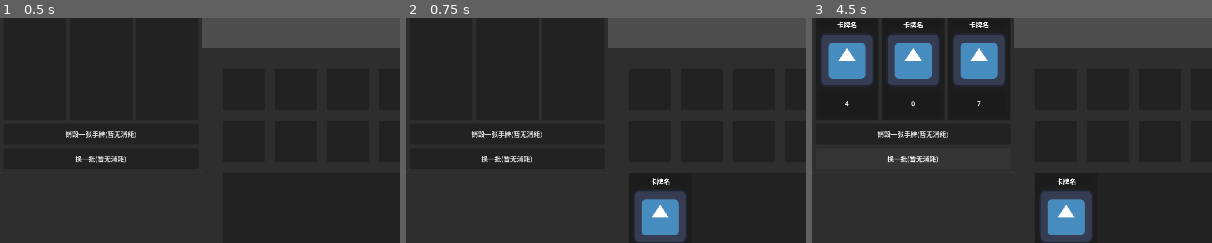
Above: before the commit, frames 1-3 (left to right).
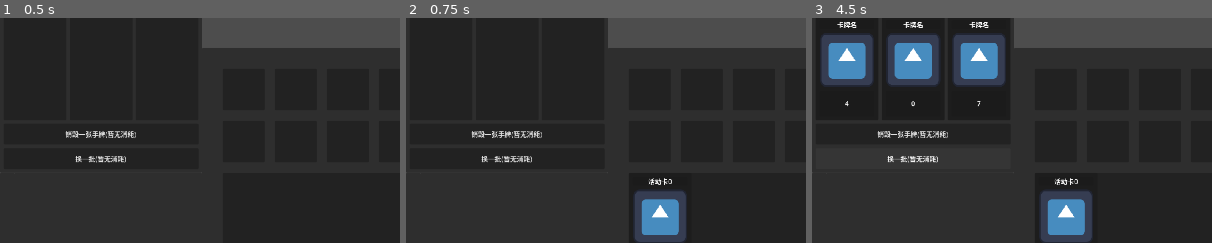
Above: after the commit, the same moments.

Repository: yuyi-yutie/Illness
Game: Godot game, scene res://scenes/play_scene/play_scene.tscn
Same seed, same stepped clock (60 frames per second), same inputs: the game is played once before the commit and once after it. The engine's default icon, where the game draws it, is replaced by a stand-in: a white triangle on a blue panel in a dark square.
Inputs:
- Up to frame 1 (0.5 s): no input
- Up to frame 2 (0.75 s): click "+手牌" at 0.5 s
- Up to frame 3 (4.5 s): click "抽牌" at 1.25 s; click "+周数" at 2 s; click "执行" at 2.75 s; click "销毁一张手牌(暂无消耗)" at 3.5 s; click "换一批(暂无消耗)" at 4.25 s
The pictures show only the part of the screen within x 0-50%, y 42-92%; the shares and areas given below are measured in that part.

Frame 1 is identical in both runs. In frame 2, 0.1% of the frame differs, in the area x 60-67%, y 71-75%; in frame 3, 0.1%.

Commit message:
update
完善了放入放回功能，现在要写放回卡牌后fillbox移位的逻辑了

Diff:
--- a/illness/globals/calender_glue.gd
+++ b/illness/globals/calender_glue.gd
@@ -4,12 +4,11 @@
 
 var card_size : Vector2 = Vector2(150 , 250)
 
-var medical_schedule_box_position : Vector2
-var activity_schedule_box_position : Vector2
+var medical_schedule_box : ScheduleBox
+var activity_schedule_box : ScheduleBox
 
-var ab_medical_schedule_box_position : Vector2
-var ab_activity_schedule_box_position : Vector2
-
+var ab_medical_schedule_box : ScheduleBox
+var ab_activity_schedule_box : ScheduleBox
 
 
 var hand_panel : Panel
@@ -81,3 +80,61 @@
 
 var gap : int = 25
 var grid_size : Vector2 = Vector2(100,100)
+
+var card_in_queue_medical : Array[Card] = []
+var card_in_queue_activity : Array[Card] = []
+
+var box_in_queue_medical : Array[FillBox] = []
+var box_in_queue_activity : Array[FillBox] = []
+
+const FILL_BOX = preload("uid://2vtxtkabw0ds")
+
+func add_card_in_queue(parameter : Card) -> void:
+	var fill_box : FillBox = FILL_BOX.instantiate()
+	match parameter.card_type:
+		Card.CardType.Medical:
+			card_in_queue_medical.append(parameter)
+			box_in_queue_medical.append(fill_box)
+			medical_schedule_box.add_child(fill_box)
+			fill_box.position.x = (gap + grid_size.x) * occupy_time_medical
+			fill_box.size.x = parameter.time * grid_size.x + gap * (parameter.time-1)
+			occupy_time_medical += parameter.time
+		Card.CardType.Activity:
+			card_in_queue_activity.append(parameter)
+			box_in_queue_activity.append(fill_box)
+			activity_schedule_box.add_child(fill_box)
+			fill_box.position.x = (gap + grid_size.x) * occupy_time_activity
+			fill_box.size.x = parameter.time * grid_size.x + gap * (parameter.time-1)
+			occupy_time_activity += parameter.time
+
+func return_card_to_hand_through_fillbox(parameter : FillBox) -> void:
+	var target : Card = null
+	var target_index : int = -1
+	if parameter in box_in_queue_medical:
+		target_index = box_in_queue_medical.find(parameter)
+		target = card_in_queue_medical[target_index]
+		occupy_time_medical -= target.time
+		box_in_queue_medical[target_index].get_parent().remove_child(box_in_queue_medical[target_index])
+		box_in_queue_medical[target_index].queue_free()
+		box_in_queue_medical.remove_at(target_index)
+		card_in_queue_medical.remove_at(target_index)
+		put_card_into_hand(target)
+		CardGlue.hover_fill_box = false
+	if parameter in box_in_queue_activity:
+		target_index = box_in_queue_activity.find(parameter)
+		target = card_in_queue_activity[target_index]
+		occupy_time_activity -= target.time
+		box_in_queue_activity[target_index].get_parent().remove_child(box_in_queue_activity[target_index])
+		box_in_queue_activity[target_index].queue_free()
+		box_in_queue_activity.remove_at(target_index)
+		card_in_queue_activity.remove_at(target_index)
+		put_card_into_hand(target)
+		CardGlue.hover_fill_box = false
+
+func get_hover_card_through_fillbox(parameter : FillBox) -> Card:
+	if parameter in box_in_queue_medical:
+		return card_in_queue_medical[box_in_queue_medical.find(parameter)]
+	if parameter in box_in_queue_activity:
+		return card_in_queue_activity[box_in_queue_activity.find(parameter)]
+	print("报错：队列中无选中FillBox对应卡牌")
+	return null
--- a/illness/globals/card_glue.gd
+++ b/illness/globals/card_glue.gd
@@ -26,3 +26,6 @@
 		if event.is_action_pressed("LeftClick"):
 			if current_hover_card:
 				current_hover_card.click()
+
+var hover_fill_box : bool = false
+#用于修复返回卡牌=点击卡牌的bug
--- a/illness/scenes/play_scene/calender.tscn
+++ b/illness/scenes/play_scene/calender.tscn
@@ -206,7 +206,6 @@
 offset_right = 100.0
 offset_bottom = 100.0
 texture = ExtResource("5_vav4e")
-stretch_mode = 1
 
 [node name="HandPanel" type="Panel" parent="CalenderPanel"]
 layout_mode = 1
--- /dev/null
+++ b/illness/scenes/play_scene/fill_box.tscn
@@ -0,0 +1,13 @@
+[gd_scene load_steps=3 format=3 uid="uid://2vtxtkabw0ds"]
+
+[ext_resource type="Texture2D" uid="uid://b3xh8fqcdgr3n" path="res://assects/fill_box.png" id="1_oe7qm"]
+[ext_resource type="Script" uid="uid://doffieqt28kx6" path="res://scripts/play_scene/calender_panel/fill_box.gd" id="2_j88ml"]
+
+[node name="FillBox" type="TextureRect"]
+offset_right = 40.0
+offset_bottom = 40.0
+texture = ExtResource("1_oe7qm")
+script = ExtResource("2_j88ml")
+
+[connection signal="mouse_entered" from="." to="." method="_on_mouse_entered"]
+[connection signal="mouse_exited" from="." to="." method="_on_mouse_exited"]
--- a/illness/scripts/card/card.gd
+++ b/illness/scripts/card/card.gd
@@ -65,17 +65,38 @@
 
 #测试
 func click() -> void:
+	#这里处理卡牌本身的位置和视觉效果
 	if parent is HandPanel:
 		if !ShopGlue.in_destroy_type:
+
+			#用于检测是否可以放入
+			match card_type:
+				CardType.Medical:
+					if CalenderGlue.occupy_time_medical + time > 7:
+						return
+				CardType.Activity:
+					if CalenderGlue.occupy_time_activity + time > 7:
+						return
+
+
 			CalenderGlue.put_card_outof_hand(self)
+
 			DeckGlue.add_to_trash_deck(self)
+			#后面写执行的时候要把这个改掉，在执行之后再放进弃牌堆
+
 			CalenderGlue.hand_card_array.erase(self)
 			CalenderGlue.refresh_hand_position()
-			execute()
+			put_into_queue()
 		else:
 			ShopGlue.in_destroy_type = false
 			DeckGlue.destroy_card(id)
 
+func put_into_queue() -> void:
+	match time_type:
+		TimeType.RealTime:
+			execute()
+		TimeType.Schedule:
+			CalenderGlue.add_card_in_queue(self)
+
 func execute() -> void:
-	#这里写卡牌的效果
 	pass
--- /dev/null
+++ b/illness/scripts/play_scene/calender_panel/fill_box.gd
@@ -0,0 +1,21 @@
+extends TextureRect
+class_name FillBox
+
+var mouse_in : bool = false
+
+func _on_mouse_entered() -> void:
+	mouse_in = true
+	CardGlue.hover_fill_box = true
+	CardGlue.current_hover_card = CalenderGlue.get_hover_card_through_fillbox(self)
+
+func _on_mouse_exited() -> void:
+	mouse_in = false
+	CardGlue.hover_fill_box = false
+	if CardGlue.current_hover_card == CalenderGlue.get_hover_card_through_fillbox(self):
+		CardGlue.current_hover_card = null
+
+func _input(event: InputEvent) -> void:
+	if event is InputEventMouseButton:
+		if event.is_action_pressed("LeftClick"):
+			if mouse_in:
+				CalenderGlue.return_card_to_hand_through_fillbox(self)
--- a/illness/scripts/play_scene/calender_panel/schedule_box.gd
+++ b/illness/scripts/play_scene/calender_panel/schedule_box.gd
@@ -14,7 +14,9 @@
 
 @export var type : MedicalOrActivity
 @export var sb_or_ab : SBOrAB
+
 @export var ready_rect : TextureRect
+#只有ab形态有ready_rect
 
 var parent : MedicalAndActivityPanel
 
@@ -33,18 +35,18 @@
 func sb_initialize() -> void:
 	match type:
 		MedicalOrActivity.Medical:
-			CalenderGlue.medical_schedule_box_position = self.global_position
+			CalenderGlue.medical_schedule_box = self
 		MedicalOrActivity.Activity:
-			CalenderGlue.activity_schedule_box_position = self.global_position
+			CalenderGlue.activity_schedule_box = self
 
 #这是ab形态的初始化
 func ab_initialize() -> void:
 	match type:
 		MedicalOrActivity.Medical:
-			CalenderGlue.ab_medical_schedule_box_position = self.global_position
+			CalenderGlue.ab_medical_schedule_box = self
 			CalenderGlue.schedule_ready_rect_medical = ready_rect
 			ready_rect.visible = false
 		MedicalOrActivity.Activity:
-			CalenderGlue.ab_activity_schedule_box_position = self.global_position
+			CalenderGlue.ab_activity_schedule_box = self
 			CalenderGlue.schedule_ready_rect_activity = ready_rect
 			ready_rect.visible = false
--- a/illness/test/test_add_card_to_hand.gd
+++ b/illness/test/test_add_card_to_hand.gd
@@ -5,6 +5,22 @@
 func _on_button_down() -> void:
 	var new_card : Card = CARD.instantiate()
 	new_card.id = DeckGlue.get_id(new_card)
-	new_card.time = randi_range(0,7)
+	new_card.time = randi_range(0,3)
 	new_card.card_detail = str(randf())
 	CalenderGlue.put_card_into_hand(new_card)
+	if new_card.time == 0:
+		new_card.time_type = Card.TimeType.RealTime
+	else:
+		new_card.time_type = Card.TimeType.Schedule
+
+	new_card.card_type = randi_range(0,1) as Card.CardType
+
+
+	var type_name : String = ""
+	match new_card.card_type:
+		Card.CardType.Medical:
+			type_name = "医疗卡"
+		Card.CardType.Activity:
+			type_name = "活动卡"
+
+	new_card._name = type_name + str(new_card.time)
Binary file added: illness/assects/fill_box.png
Not shown, added: illness/assects/fill_box.png.import
Not shown, added: illness/scripts/play_scene/calender_panel/fill_box.gd.uid
